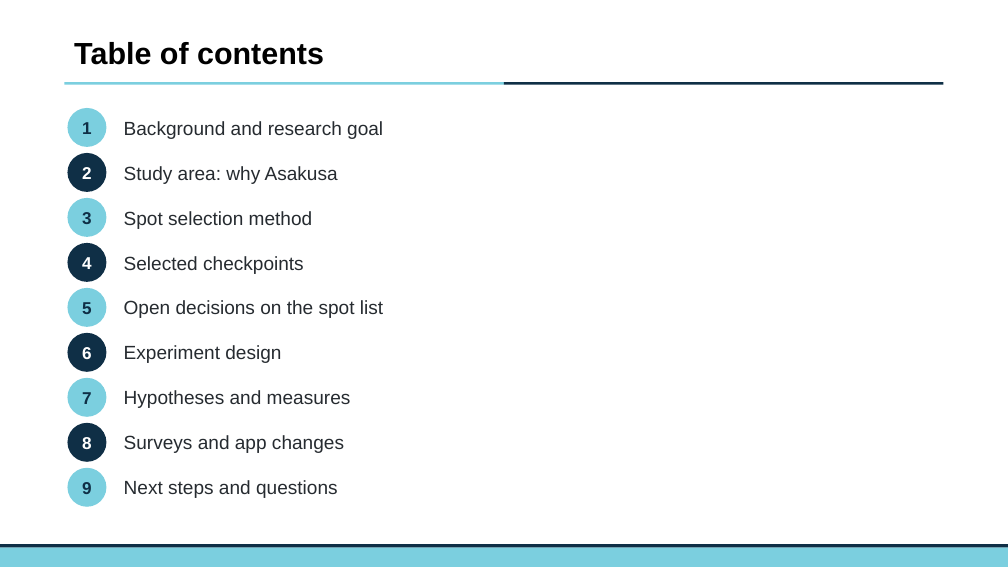
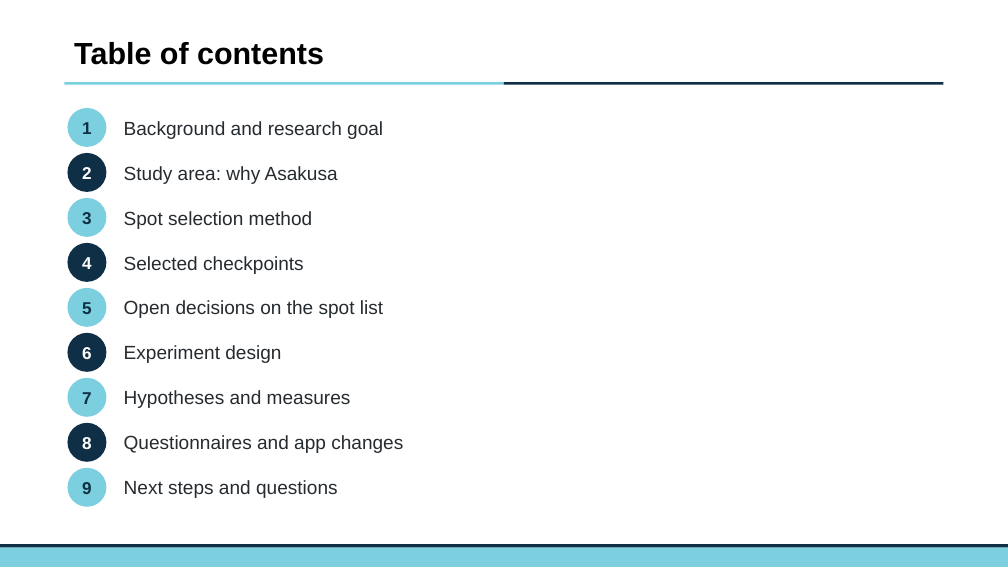
Before and after one commit to JakeChoi03/GitHub, a slide deck: slide 2 of reports/Asakusa_progress_report.pptx. Drawn at 1008x567 pixels with LibreOffice and Linux fonts; fonts in the diff are those of the drawing; background and template pictures are left out. Boxes give left, top, right and bottom in pixels: in the first picture for what was removed or moved away, otherwise in the second. Text is boxed around its words. In the diff, an @@ line names an element or a change of style, - is before the commit and + after.

```diff
--- a/reports/Asakusa_progress_report.pptx
+++ b/reports/Asakusa_progress_report.pptx
@@ text at box(124, 435, 403, 453): text changed @@
-Surveys and app changes
+Questionnaires and app changes
```
Also in this commit, not shown: 4 other slides changed.
